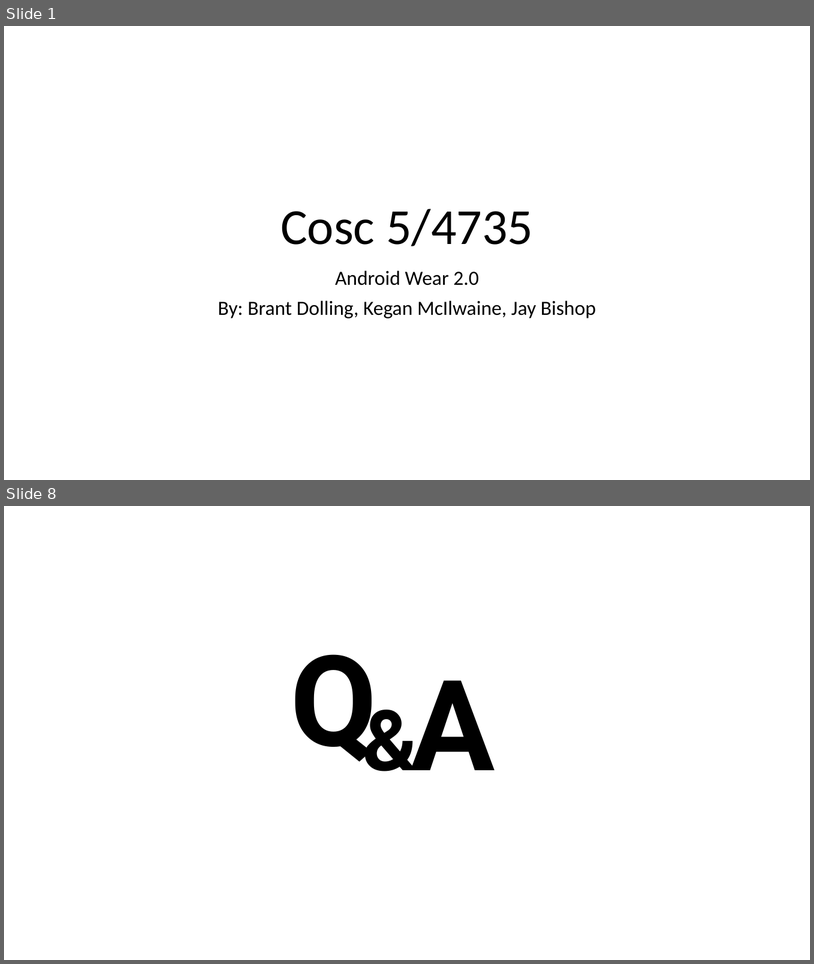
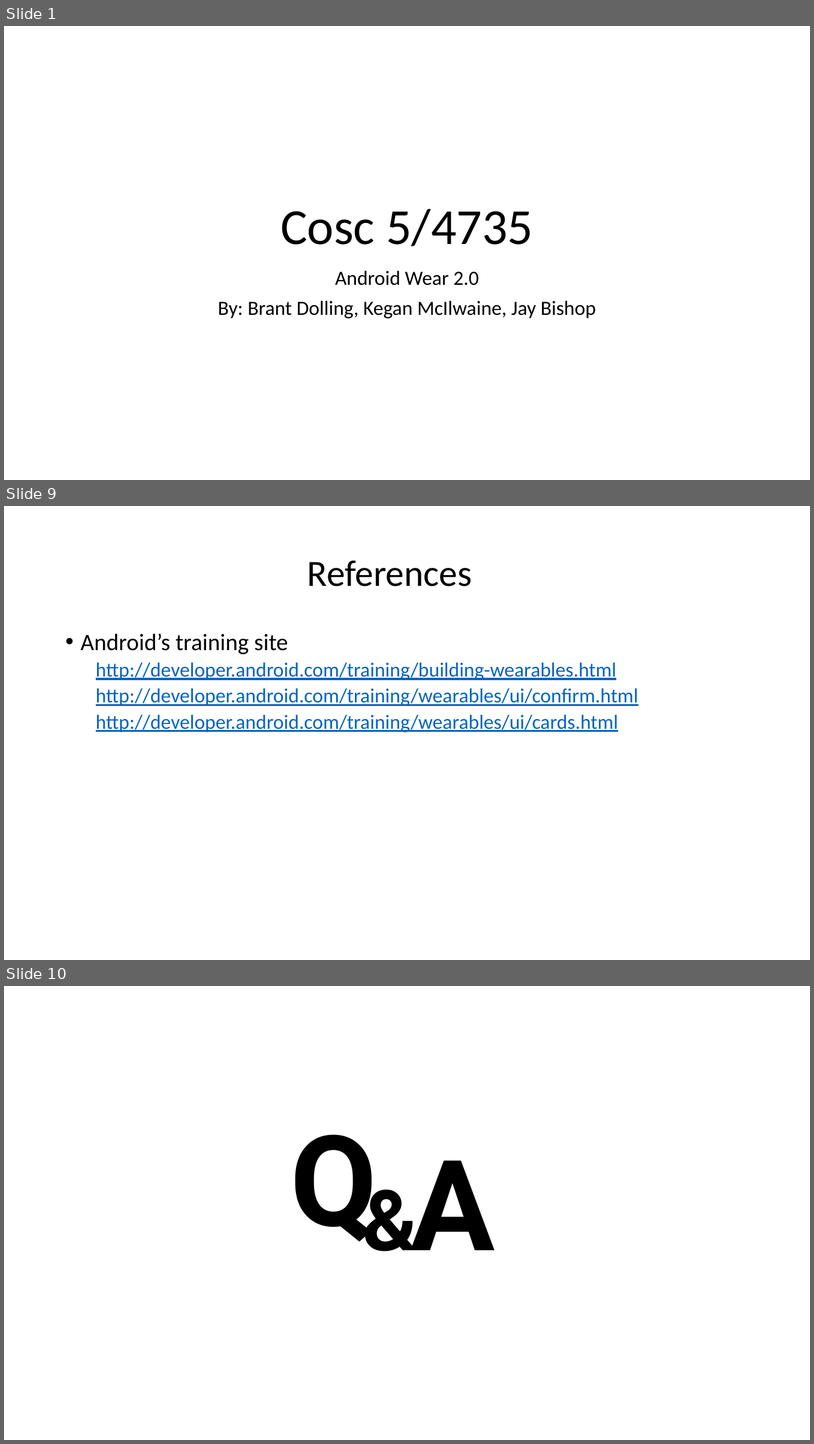
Before and after one commit to JayCBishop/COSC4735_Presentation, a slide deck: Presentation.pptx. Shown one above the other, each under a label of ours: slides 1 and 8 before the commit, slides 1, 9 and 10 after it; the slides between them are not shown. The pictures are 814x964 and 814x1444 pixels, drawn with LibreOffice and Linux fonts; fonts in the diff are those of the drawing. Boxes give left, top, right and bottom in pixels: in the first picture for what was removed or moved away, otherwise in the second. Text is boxed around its words. In the diff, an @@ line names an element or a change of style, - is before the commit and + after.

```diff
--- a/Presentation.pptx
+++ b/Presentation.pptx
@@ slide 9 added at (4, 506, 810, 960), background #FFFFFF @@
@@ title added at (308, 560, 473, 586), 44 pt, text #000000 @@
+References
@@ text added at (81, 633, 639, 732), 24 pt, text #0563C1, underline @@
+• Android’s training site
+  http://developer.android.com/training/building-wearables.html
+  http://developer.android.com/training/wearables/ui/confirm.html
+  http://developer.android.com/training/wearables/ui/cards.html
@@ what was slide 8 is now slide 10 @@
```
Also in this commit, not shown: 1 slide changed, 6 other slides added, 5 slides removed, 40 other files.
